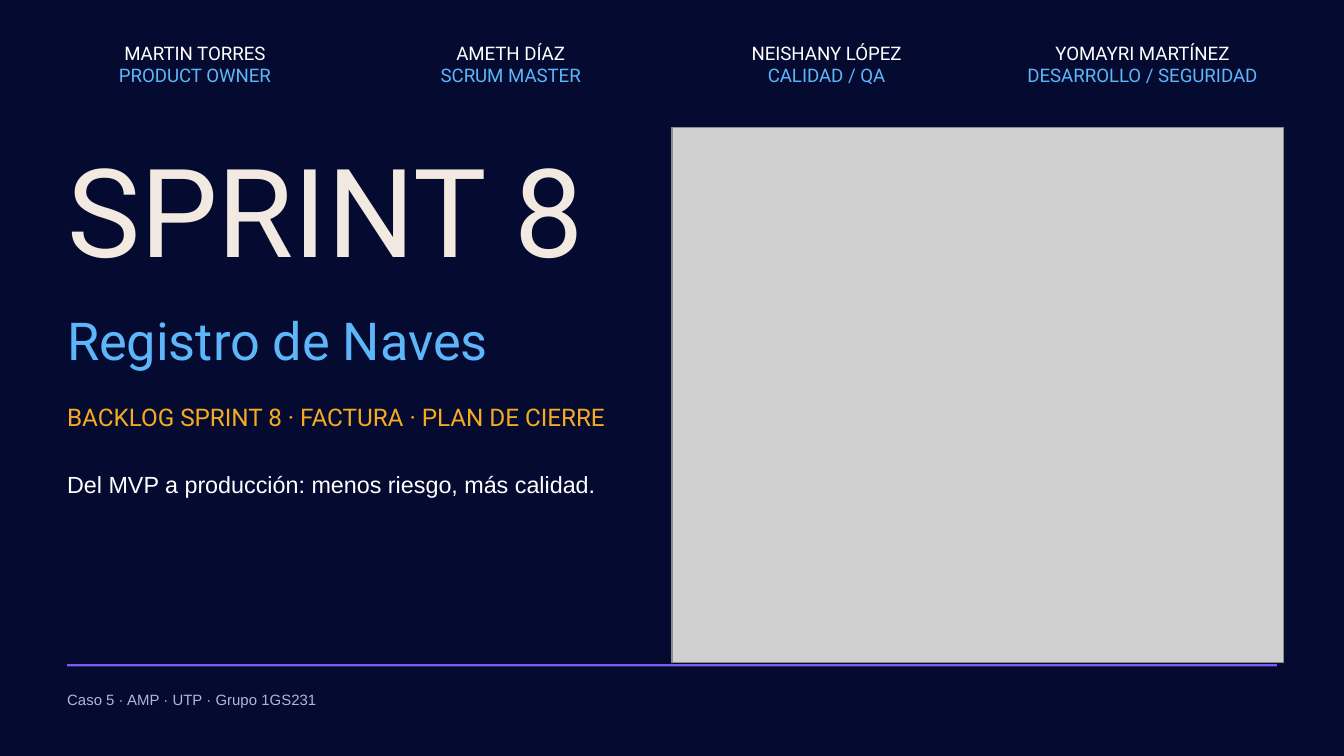
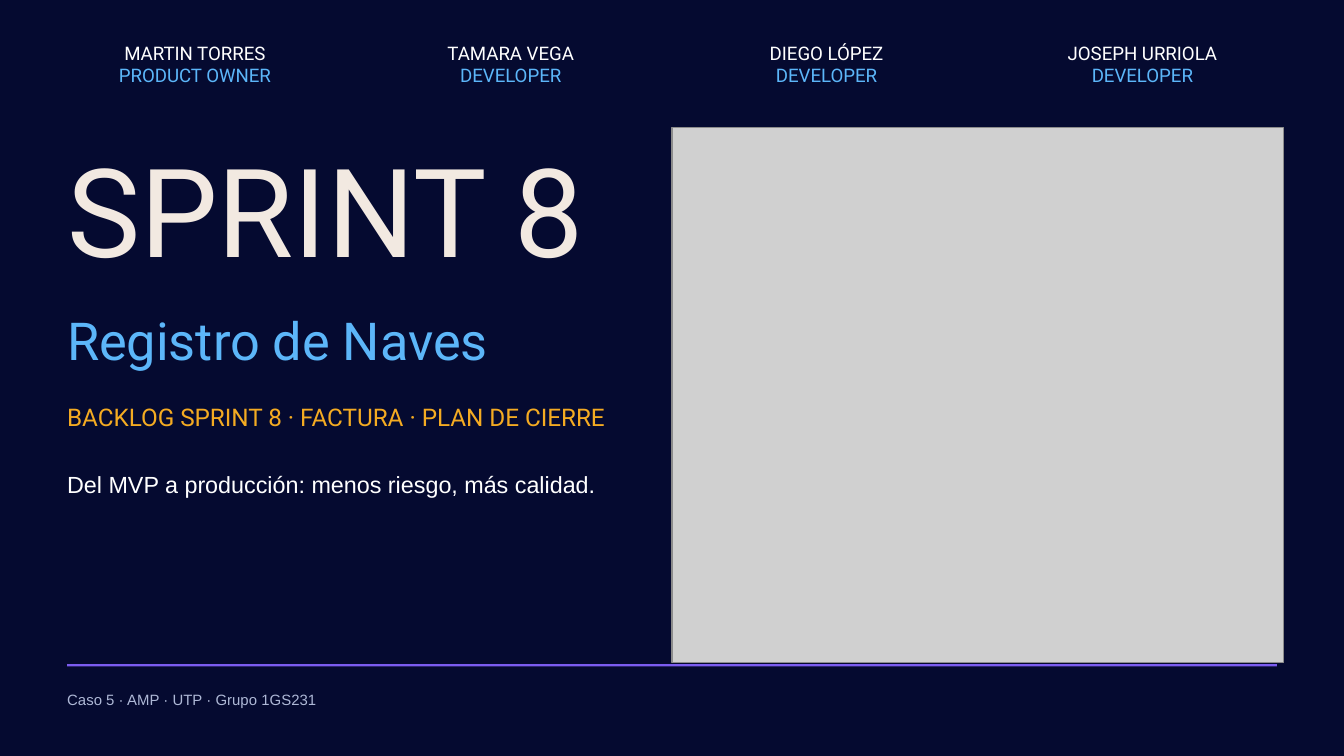
Before and after one commit to torres-martin/registro-maritimo-digital, a slide deck: slide 1 of docs/Sprint8-RegistroNaves.pptx. Drawn at 1344x756 pixels with LibreOffice and Linux fonts; fonts in the diff are those of the drawing; grey boxes stand for pictures. Boxes give left, top, right and bottom in pixels: in the first picture for what was removed or moved away, otherwise in the second. Text is boxed around its words. In the diff, an @@ line names an element or a change of style, - is before the commit and + after.

```diff
--- a/docs/Sprint8-RegistroNaves.pptx
+++ b/docs/Sprint8-RegistroNaves.pptx
@@ text at (447,46,574,82): text changed; text colour #5CB6F9 to #FFFFFF @@
-AMETH DÍAZ
-SCRUM MASTER
+TAMARA VEGA
+DEVELOPER
@@ text at (770,43,884,82): text changed @@
-NEISHANY LÓPEZ
-CALIDAD / QA
+DIEGO LÓPEZ
+DEVELOPER
@@ text at (1068,46,1217,82): text changed; text colour #5CB6F9 to #FFFFFF @@
-YOMAYRI MARTÍNEZ
-DESARROLLO / SEGURIDAD
+JOSEPH URRIOLA
+DEVELOPER
```
Also in this commit, not shown: 4 other slides changed, 1 other file.
